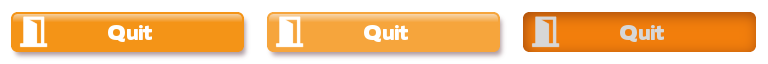
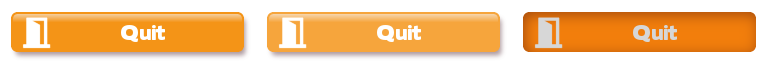
Layered file, before and after one edit (768px x 64px). Changes by layer:
removed layer "Quit" over [108, 25, 664, 42]
painted on "Layer #2" over [19, 16, 677, 49]
